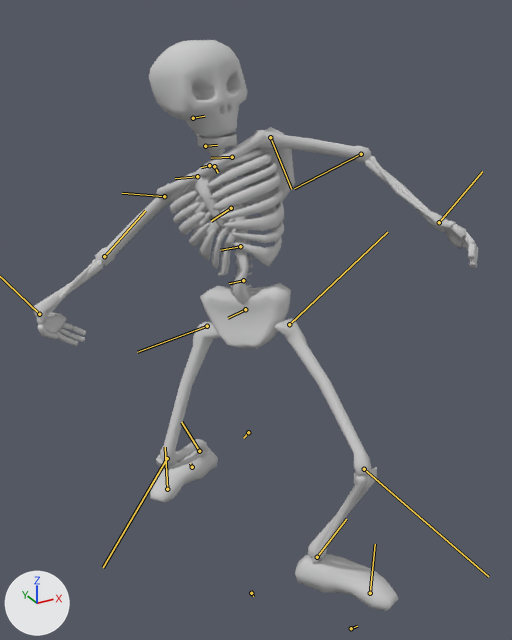
The FBX model Source/attack.FBX, before and after one commit.
Rendered twice from a camera (50 mm lens) standing at (-0.994, -1.849, 1.746) and looking at (-0.004, -0.05, 0.847). Arrows for +X, +Y and +Z are at lower left; the lights stay in place. Both versions are drawn at frame 2 of the action 'Take 001'; the numbers are the values there. The bones that bend it are drawn over the model as lines.

The first picture shows 'mesh_body', 'mesh_head', 'mesh_left_arm', 'mesh_left_leg', 'mesh_right_arm', 'mesh_right_leg'.
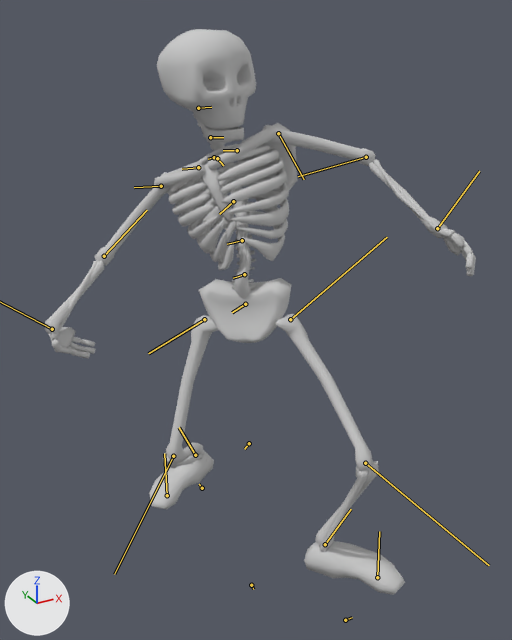
Commit message: updated attack animation again

Pixel boxes [x1, y1, x2, y2] of what changed, in the pictures (512 x 640 px):
```json
{"object": "mesh_body", "change": "posed", "before": [156, 127, 295, 348], "after": [154, 114, 297, 343]}
{"object": "mesh_head", "change": "posed", "before": [149, 40, 247, 150], "after": [157, 29, 256, 143]}
{"object": "mesh_left_leg", "change": "posed", "before": [275, 319, 398, 611], "after": [276, 314, 405, 595]}
{"object": "mesh_right_leg", "change": "posed", "before": [150, 321, 221, 503], "after": [149, 315, 218, 509], "on screen": "7% taller"}
{"object": "mesh_right_arm", "change": "posed", "before": [34, 183, 172, 346], "after": [45, 172, 172, 359], "on screen": "8% narrower, 15% taller"}
{"object": "mesh_left_arm", "change": "posed", "before": [254, 130, 478, 268], "after": [262, 125, 476, 276], "on screen": "9% taller"}
{"bone": "Base HumanPelvis", "before": "(245, 309) to (228, 318)", "after": "(245, 304) to (232, 312)"}
{"bone": "Base HumanLThigh", "before": "(289, 324) to (387, 232)", "after": "(290, 319) to (387, 237)"}
{"bone": "Base HumanLCalf", "before": "(364, 469) to (488, 576)", "after": "(365, 463) to (489, 565)"}
{"bone": "Base HumanRThigh", "before": "(207, 326) to (137, 352)", "after": "(204, 319) to (148, 353)"}
{"bone": "Base HumanRCalf", "before": "(167, 458) to (103, 567)", "after": "(173, 456) to (114, 574)"}
{"bone": "Base HumanRFoot", "before": "(199, 451) to (181, 422)", "after": "(195, 455) to (179, 427)"}
{"bone": "Base HumanSpine2", "before": "(240, 246) to (220, 250)", "after": "(242, 240) to (227, 244)"}
{"bone": "Base HumanSpine3", "before": "(231, 208) to (211, 221)", "after": "(233, 201) to (219, 214)"}
{"bone": "Base HumanRibcage", "before": "(209, 165) to (201, 167)", "after": "(214, 157) to (208, 159)"}
{"bone": "Base HumanLUpperarm", "before": "(270, 137) to (291, 189)", "after": "(278, 133) to (304, 179)"}
{"bone": "Base HumanLForearm", "before": "(361, 154) to (294, 188)", "after": "(366, 157) to (298, 176)"}
{"bone": "Base HumanLPalm", "before": "(439, 222) to (482, 171)", "after": "(437, 228) to (479, 171)"}
{"bone": "Base HumanRUpperarm", "before": "(164, 196) to (122, 193)", "after": "(161, 186) to (134, 187)"}
{"bone": "Base HumanRForearm", "before": "(104, 256) to (145, 210)", "after": "(104, 256) to (147, 210)"}
{"bone": "Base HumanNeck", "before": "(214, 166) to (218, 172)", "after": "(217, 158) to (223, 165)"}
{"bone": "Base HumanHead", "before": "(205, 146) to (217, 145)", "after": "(210, 137) to (223, 137)"}
```

Scene script edits in JSON lines:
```json
{"block": "bone_base_humanpelvis", "where": "bone_base_humanpelvis = bpy.data.objects['Armature'].pose.bones['Base HumanPelvis']"}
{"op": "set", "path": "bone_base_humanpelvis.location", "old": "(-8.8, 0.0, 0.0)", "new": "(-8.0, 0.0, 0.0)"}
{"op": "set", "path": "bone_base_humanpelvis.rotation_quaternion", "old": "(0.896, -0.426, 0.042, -0.115)", "new": "(0.914, -0.386, 0.023, -0.103)", "note": "degrees (-51, -1, -14) -> degrees (-46, -2, -12)"}
{"block": "bone_base_humanlthigh", "where": "bone_base_humanlthigh = bpy.data.objects['Armature'].pose.bones['Base HumanLThigh']  # child of 'Base HumanPelvis'"}
{"op": "set", "path": "bone_base_humanlthigh.rotation_quaternion", "old": "(0.779, -0.544, 0.172, 0.261)", "new": "(0.812, -0.492, 0.188, 0.236)", "note": "degrees (-65, 33, 15) -> degrees (-58, 33, 14)"}
{"block": "bone_base_humanlcalf", "where": "bone_base_humanlcalf = bpy.data.objects['Armature'].pose.bones['Base HumanLCalf']  # child of 'Base HumanLThigh'"}
{"op": "set", "path": "bone_base_humanlcalf.rotation_quaternion", "old": "(0.845, 0.0, 0.09, -0.527)", "new": "(0.855, 0.0, 0.086, -0.507)", "note": "degrees (-5, 9, -64) -> degrees (-5, 8, -62)"}
{"block": "bone_base_humanrthigh", "where": "bone_base_humanrthigh = bpy.data.objects['Armature'].pose.bones['Base HumanRThigh']  # child of 'Base HumanPelvis'"}
{"op": "set", "path": "bone_base_humanrthigh.rotation_quaternion", "old": "(0.978, 0.016, -0.208, 0.025)", "new": "(0.984, 0.018, -0.161, 0.009)", "note": "degrees (1, -24, 3) -> degrees (2, -19, 1)"}
{"block": "bone_base_humanrcalf", "where": "bone_base_humanrcalf = bpy.data.objects['Armature'].pose.bones['Base HumanRCalf']  # child of 'Base HumanRThigh'"}
{"op": "set", "path": "bone_base_humanrcalf.rotation_quaternion", "old": "(0.815, 0.0, -0.099, -0.57)", "new": "(0.843, 0.0, -0.091, -0.53)", "note": "degrees (7, -9, -70) -> degrees (6, -9, -65)"}
{"block": "bone_base_humanrfoot", "where": "bone_base_humanrfoot = bpy.data.objects['Armature'].pose.bones['Base HumanRFoot']  # child of 'Base HumanRCalf'"}
{"op": "set", "path": "bone_base_humanrfoot.rotation_quaternion", "old": "(0.867, 0.23, 0.227, 0.38)", "new": "(0.887, 0.21, 0.203, 0.357)", "note": "degrees (36, 13, 51) -> degrees (32, 12, 47)"}
{"block": "bone_base_humanspine2", "where": "bone_base_humanspine2 = bpy.data.objects['Armature'].pose.bones['Base HumanSpine2']  # child of 'Base HumanSpine1'"}
{"op": "set", "path": "bone_base_humanspine2.rotation_quaternion", "old": "(0.997, -0.035, 0.068, 0.018)", "new": "(0.997, -0.022, 0.068, 0.017)", "note": "degrees (-4, 8, 2) -> degrees (-2, 8, 2)"}
{"block": "bone_base_humanspine3", "where": "bone_base_humanspine3 = bpy.data.objects['Armature'].pose.bones['Base HumanSpine3']  # child of 'Base HumanSpine2'"}
{"op": "set", "path": "bone_base_humanspine3.rotation_quaternion", "old": "(0.997, 0.005, 0.072, 0.019)", "new": "(0.997, 0.016, 0.065, 0.019)", "note": "degrees (1, 8, 2) -> degrees (2, 7, 2)"}
{"block": "bone_base_humanribcage", "where": "bone_base_humanribcage = bpy.data.objects['Armature'].pose.bones['Base HumanRibcage']  # child of 'Base HumanSpine3'"}
{"op": "set", "path": "bone_base_humanribcage.rotation_quaternion", "old": "(0.999, 0.031, 0.016, 0.009)", "new": "(0.999, 0.031, 0.01, 0.009)", "note": "degrees (4, 2, 1) -> degrees (4, 1, 1)"}
{"block": "bone_base_humanlupperarm", "where": "bone_base_humanlupperarm = bpy.data.objects['Armature'].pose.bones['Base HumanLUpperarm']  # child of 'Base HumanLCollarbone'"}
{"op": "set", "path": "bone_base_humanlupperarm.rotation_quaternion", "old": "(0.971, 0.036, -0.04, -0.235)", "new": "(0.973, 0.013, -0.021, -0.184)", "note": "degrees (5, -4, -27) -> degrees (2, -2, -22)"}
{"block": "bone_base_humanlforearm", "where": "bone_base_humanlforearm = bpy.data.objects['Armature'].pose.bones['Base HumanLForearm']  # child of 'Base HumanLUpperarm'"}
{"op": "set", "path": "bone_base_humanlforearm.rotation_quaternion", "old": "(0.979, 0.0, 0.0, 0.202)", "new": "(0.961, 0.0, 0.0, 0.239)", "note": "degrees (0, 0, 23) -> degrees (0, 0, 28)"}
{"block": "bone_base_humanlpalm", "where": "bone_base_humanlpalm = bpy.data.objects['Armature'].pose.bones['Base HumanLPalm']  # child of 'Base HumanLForearm'"}
{"op": "set", "path": "bone_base_humanlpalm.rotation_quaternion", "old": "(0.718, -0.658, -0.106, 0.198)", "new": "(0.757, -0.602, -0.024, 0.216)", "note": "degrees (-84, 6, 25) -> degrees (-74, 13, 22)"}
{"block": "bone_base_humanrupperarm", "where": "bone_base_humanrupperarm = bpy.data.objects['Armature'].pose.bones['Base HumanRUpperarm']  # child of 'Base HumanRCollarbone'"}
{"op": "set", "path": "bone_base_humanrupperarm.rotation_quaternion", "old": "(0.954, 0.108, -0.235, 0.15)", "new": "(0.968, 0.075, -0.154, 0.138)", "note": "degrees (9, -29, 16) -> degrees (6, -19, 15)"}
{"block": "bone_base_humanrforearm", "where": "bone_base_humanrforearm = bpy.data.objects['Armature'].pose.bones['Base HumanRForearm']  # child of 'Base HumanRUpperarm'"}
{"op": "set", "path": "bone_base_humanrforearm.rotation_quaternion", "old": "(0.964, 0.0, 0.0, 0.265)", "new": "(0.974, 0.001, -0.001, 0.208)", "note": "degrees (0, 0, 31) -> degrees (0, 0, 24)"}
{"block": "bone_base_humanrpalm", "where": "bone_base_humanrpalm = bpy.data.objects['Armature'].pose.bones['Base HumanRPalm']  # child of 'Base HumanRForearm'"}
{"op": "set", "path": "bone_base_humanrpalm.rotation_quaternion", "old": "(-0.484, -0.352, 0.789, 0.137)", "new": "(0.569, 0.322, -0.724, -0.143)", "note": "degrees (-48, -138, 68) -> degrees (116, -49, -101)"}
{"block": "bone_base_humanneck", "where": "bone_base_humanneck = bpy.data.objects['Armature'].pose.bones['Base HumanNeck']  # child of 'Base HumanRibcage'"}
{"op": "set", "path": "bone_base_humanneck.rotation_quaternion", "old": "(0.97, 0.22, -0.092, 0.039)", "new": "(0.976, 0.197, -0.086, 0.029)", "note": "degrees (25, -11, 2) -> degrees (23, -10, 1)"}
{"block": "bone_base_humanhead", "where": "bone_base_humanhead = bpy.data.objects['Armature'].pose.bones['Base HumanHead']  # child of 'Base HumanNeck'"}
{"op": "set", "path": "bone_base_humanhead.rotation_quaternion", "old": "(0.967, 0.229, -0.062, 0.09)", "new": "(0.974, 0.205, -0.059, 0.079)", "note": "degrees (26, -9, 8) -> degrees (23, -8, 8)"}
```
